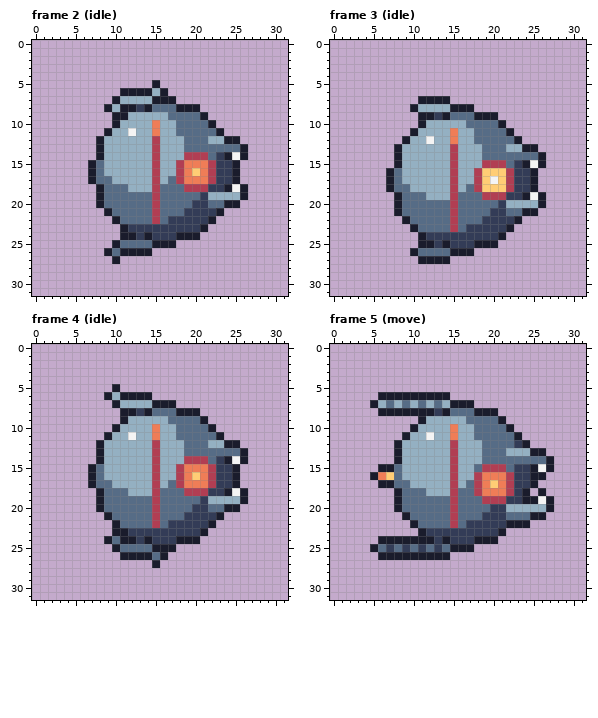
Two states of a pixel-art file, assets/sprites/enemies/melee_drone/melee_drone.aseprite. Above, as it was before the edit.
32x32 pixels, 16 frames. Shown: frame 2 (idle), frame 3 (idle), frame 4 (idle), frame 5 (move). The commit also changed other frames, which this record leaves out.
The same view after the edit:
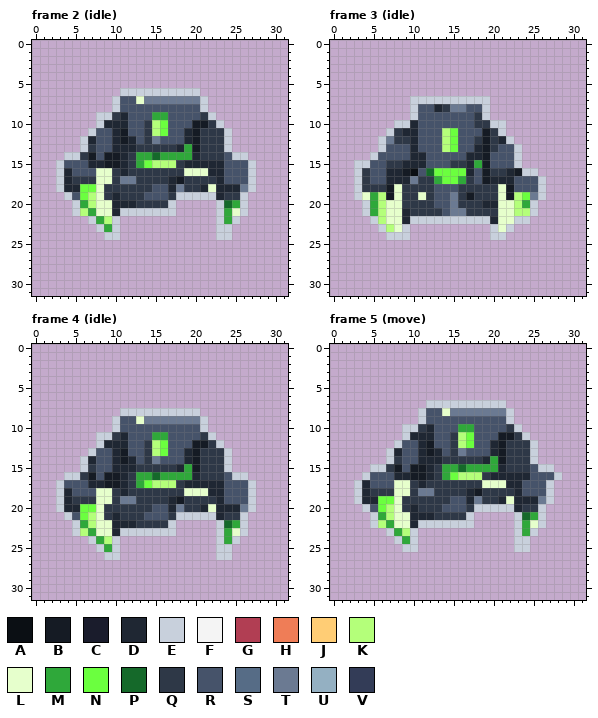
Palette (. is transparent): A #0b0f14  B #151b24  C #1a1c2c  D #1f2733  E #c8d0dc  F #f4f4f4  G #b13e53  H #ef7d57  J #ffcd75  K #b4ff7a  L #e6ffcc  M #2fa83a  N #6bff3f  P #15692a  Q #2e3847  R #46536a  S #566c86  T #6b7a92  U #94b0c2  V #333c57
Change:
--- frame 2 (idle)
@@ x 0..31 @@
  4 ................................
- 5 ...............C................
- 6 ...........CCCCUC...............
- 7 ..........CUUUUCCC..............
- 8 .........CUCCVCSSSCCC...........
- 9 ..........CCUUUUUSSSSC..........
-10 ..........CUUUUHUUSSSSC.........
-11 .........CUUFUUHUUSSSSSC........
-12 ........CUUUUUUGUUUSSSUUCC......
-13 ........CUUUUUUGUUUSSSSSSSC.....
-14 ........CUUUUUUGUUUGGGSVCFC.....
-15 .......CSUUUUUUGUUGHHHGVVC......
-16 .......CSUUUUUUGUUGHJHGVVC......
-17 .......CSSUUUUUGUSGHHHGVVC......
-18 ........CSSSUUUGSSSGGGVVCFC.....
-19 ........CSSSSSSGSSSSSVUUUUC.....
-20 ........CSSSSSSGSSSSVVSSCC......
-21 .........CSSSSSGSSSVVVVC........
-22 ..........CSSSSGSVVVVVC.........
-23 ...........CVVVVVVVVVC..........
-24 ...........CCVCVVVCCC...........
-25 ..........CSSSSCCC..............
-26 .........CSCCCC.................
-27 ..........C.....................
+ 5 ................................
+ 6 ...........EEEEEEEEEE...........
+ 7 ..........ERRLTTTTTTTE..........
+ 8 ..........ERRRRRRRRRRE..........
+ 9 ........EEQDRRRMMRRRRQE.........
+10 ........EDDDRRQKNRRRBBQE........
+11 .......ERRDBRRQKNRRDBQQQE.......
+12 ......EDRRDBDRQTRRRDBQQQE.......
+13 ......EQRRDDDQQQQQDMBQQQE.......
+14 ....EEQBRBBDQMMPMMMMDQQQREE.....
+15 ...ERRRDDBBDQMNKKKQDDDDDRRRE....
+16 ...EDRRRLLQDQQQQQQQLLLDDRRRE....
+17 ...EDQQQLLQTTQQQQDBQQQQDRRRE....
+18 ...EDDNNLQQQQQQRRDTQQDLDDDTE....
+19 ....ERNKLQDQQQRRRQEEEEEDQQE.....
+20 .....EMKLLDDDQQQQE.....EPME.....
+21 .....EKMLLDEEEEEEE.....EMLE.....
+22 .......EMKE............EME......
+23 ........EME............EE.......
+24 .........EE............EE.......
+25 ................................
+26 ................................
+27 ................................
 28 ................................
--- frame 3 (idle)
@@ x 0..31 @@
  6 ................................
- 7 ...........CCCC.................
- 8 ..........CUUUUCCC..............
- 9 ...........CCVCSSSCCC...........
-10 ...........CUUUUUSSSSC..........
-11 ..........CUUUUHUUSSSSC.........
-12 .........CUUFUUHUUSSSSSC........
-13 ........CUUUUUUGUUUSSSUUCC......
-14 ........CUUUUUUGUUUSSSSSSSC.....
-15 ........CUUUUUUGUUUGGGSVCFC.....
-16 .......CSUUUUUUGUUGJJJGVVC......
-17 .......CSUUUUUUGUUGJFJGVVC......
-18 .......CSSUUUUUGUSGJJJGVVC......
-19 ........CSSSUUUGSSSGGGVVCFC.....
-20 ........CSSSSSSGSSSSSVUUUUC.....
-21 ........CSSSSSSGSSSSVVSSCC......
-22 .........CSSSSSGSSSVVVVC........
-23 ..........CSSSSGSVVVVVC.........
-24 ...........CVVVVVVVVVC..........
-25 ...........CCVCVVVCCC...........
-26 ..........CSSSSCCC..............
-27 ...........CCCC.................
+ 7 ..........EEEEEEEEEE............
+ 8 ..........ERRDQTTRRE............
+ 9 ..........ERRRRRRRQE............
+10 ........EEDRRRRRRRQQEE..........
+11 .......EQDDRRRKNRRRBQE..........
+12 ......ETQQDRRRKNRRQBQDE.........
+13 ......ERRRDRRRKNRRDBQRRE........
+14 .....ERRRRDDRRRRRDDBRRRE........
+15 ...EERRQQDDDRRRQQDMBRRRE........
+16 ...EQRRDDBARPNNNNDRBQQDBEE......
+17 ...EQRRDDDTQQMNNMQRBDDDRRRE.....
+18 ...EQQQBLQQQQRRRQQQQQLBRRRE.....
+19 ...ELMKBLQQLQRRTQBQQQLBKNTE.....
+20 ....EMKLLQQQQRRTQQQDDLLKME......
+21 ....EMKLLDQQQQRTTQQQQLLKKE......
+22 .....EKLLDEEEEEEEEEEDLLEE.......
+23 ......EKLE..........ELE.........
+24 .......EEE..........EE..........
+25 ................................
+26 ................................
+27 ................................
 28 ................................
--- frame 4 (idle)
@@ x 0..31 @@
  4 ................................
- 5 ..........C.....................
- 6 .........CUCCCC.................
- 7 ..........CUUUUCCC..............
- 8 ...........CCVCSSSCCC...........
- 9 ...........CUUUUUSSSSC..........
-10 ..........CUUUUHUUSSSSC.........
-11 .........CUUFUUHUUSSSSSC........
-12 ........CUUUUUUGUUUSSSUUCC......
-13 ........CUUUUUUGUUUSSSSSSSC.....
-14 ........CUUUUUUGUUUGGGSVCFC.....
-15 .......CSUUUUUUGUUGHHHGVVC......
-16 .......CSUUUUUUGUUGHJHGVVC......
-17 .......CSSUUUUUGUSGHHHGVVC......
-18 ........CSSSUUUGSSSGGGVVCFC.....
-19 ........CSSSSSSGSSSSSVUUUUC.....
-20 ........CSSSSSSGSSSSVVSSCC......
-21 .........CSSSSSGSSSVVVVC........
-22 ..........CSSSSGSVVVVVC.........
-23 ..........CCVVVVVVVVVC..........
-24 .........CSCCVCVVVCCC...........
-25 ..........CSSSSCCC..............
-26 ...........CCCCSC...............
-27 ...............C................
+ 5 ................................
+ 6 ................................
+ 7 ................................
+ 8 ...........EEEEEEEEEE...........
+ 9 ..........ERRLTTTTTTTE..........
+10 ..........ERRRRRRRRRRE..........
+11 ........EEQDRRRMMRRRRQE.........
+12 ........EDDDRRQKNRRRBBQE........
+13 .......ERRDBRRQKNRRDBQQQE.......
+14 ......EDRRDBDRQTRRRDBQQQE.......
+15 ......EQRRDDDQQQQQDMBQQQE.......
+16 ....EEQBRBBDQMMPMMMMDQQQREE.....
+17 ...ERRRDDBBDQMNKKKQDDDDDRRRE....
+18 ...EDRRRLLQDQQQQQQQLLLDDRRRE....
+19 ...EDQQQLLQTTQQQQDBQQQQDRRRE....
+20 ...EDDNNLQQQQQQRRDTQQDLDDDTE....
+21 ....ERNKLQDQQQRRRQEEEEEDQQE.....
+22 .....EMKLLDDDQQQQE.....EPME.....
+23 .....EKMLLDEEEEEEE.....EMLE.....
+24 .......EMKE............EME......
+25 ........EME............EE.......
+26 .........EE............EE.......
+27 ................................
 28 ................................
--- frame 5 (move)
@@ x 0..31 @@
  5 ................................
- 6 ......CCCCCCCCC.................
- 7 .....CUSUSUSUSUCCC..............
- 8 ......CCCCCCCVCSSSCCC...........
- 9 ...........CUUUUUSSSSC..........
-10 ..........CUUUUHUUSSSSC.........
-11 .........CUUFUUHUUSSSSSC........
-12 ........CUUUUUUGUUUSSSSVC.......
-13 ........CUUUUUUGUUUSSSUUUCC.....
-14 ........CUUUUUUGUUUSSSSSSSSC....
-15 ......CCSUUUUUUGUUSGGGSVVCFC....
-16 .....CHJSUUUUUUGUUGHHHGVVCC.....
-17 ......CCSSUUUUUGUSGHJHGVVC......
-18 ........CSSSUUUGSSGHHHGVC.C.....
-19 ........CSSSSSSGSSSGGGVVCCFC....
-20 ........CSSSSSSGSSSSVVUUUUUC....
-21 .........CSSSSSGSSSVVVSSSCC.....
-22 ..........CSSSSGSVVVVVCCC.......
-23 ...........CVVVVVVVVVC..........
-24 ......CCCCCCCVCVVVCCC...........
-25 .....CSVSVSVSVSCCC..............
-26 ......CCCCCCCCC.................
+ 6 ................................
+ 7 ............EEEEEEEEEE..........
+ 8 ...........ERRLTTTTTTTE.........
+ 9 ...........ERRRRRRRRRRE.........
+10 .........EEQDRRRMMRRRRQE........
+11 .........EDDDRRQKNRRRBBQE.......
+12 ........ERRDBRRQKNRRDBQQQE......
+13 .......EDRRDBDRQTRRRDBQQQE......
+14 .......EQRRDDDQQQQQDMBQQQE......
+15 .....EEQBRBBDQMMPMMMMDQQQREE....
+16 ....ERRRDDBBDQMNKKKQDDDDDRRRE...
+17 ...EDRRRLLQDQQQQQQQLLLDDRRRE....
+18 ...EDQQQLLQTTQQQQDBQQQQDRRRE....
+19 ...EDDNNLQQQQQQRRDTQQDLDDDTE....
+20 ....ERNKLQDQQQRRRQEEEEEDQQE.....
+21 .....EMKLLDDDQQQQE.....EPME.....
+22 .....EKMLLDEEEEEEE.....EMLE.....
+23 .......EMKE............EME......
+24 ........EME............EE.......
+25 .........EE............EE.......
+26 ................................
 27 ................................
Where, in picture pixels (left, top, right, bottom), the same in both pictures:
changed: (56, 80, 256, 264)
changed: (354, 96, 546, 264)
changed: (56, 384, 256, 568)
changed: (354, 392, 562, 560)
